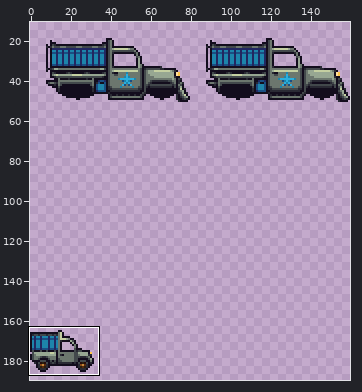
One commit to this sprite sheet: ArmoredWarfare/Entities/Vehicles/Ground/ImportantArmory/ImportantArmoryT2.png. The picture above shows the old version from afar; the outline marks the close-up.
Close-up. Before the edit:
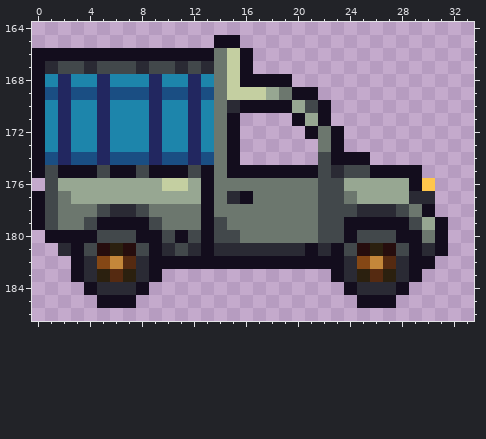
The file is 160x224 pixels. Shown: x 0..33, y 164..186. The wide view leaves out empty margins. The commit also changed other parts of the picture, which this record leaves out.
The result:
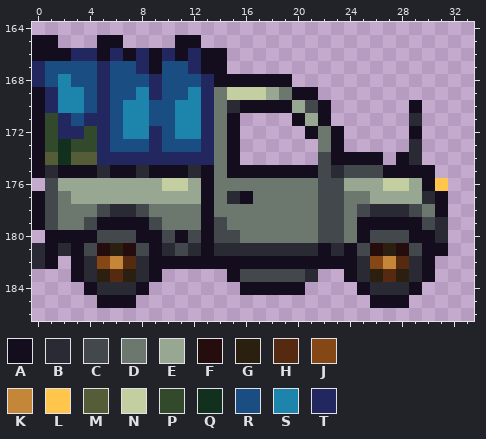
Palette (. is transparent): A #130d1d  B #2a2a34  C #42484b  D #6c776e  E #97a792  F #260d0d  G #2b200f  H #552a11  J #844715  K #c4873a  L #ffc64b  M #555c38  N #c4cfa1  P #32492c  Q #11301d  R #1a4e83  S #1d85ab  T #222760
Changes in this commit:
Changed rows in their new state; - is an unchanged pixel.
first column x 0:
165 AA---AA----AA-..----------------
166 ---TT-T-T-T-T-A..---------------
167 TRRRRTRRTARRTAA..---------------
168 TRSRR-RRR-RRRTAA----------------
169 -TSS----S---ST------------------
170 -TS-R-R--RR-ST---------------A--
171 -P-RT-R--RR-ST---------------B--
172 -P-TP-R---R-ST---------------A--
173 -PQPP-RRR-RRRT---------------B--
174 -MQMM-TTT-TT-T------------A-AB--
175 -B---B--B---B-------------C---A-
176 ---------------------------NNEAL
177 -------------------------D---E-A
178 ------------------------DC--BCDA
179 ------------------------D----ACB
180 ------------------------DA--C-AB
181 BA-------------------BABACFGFCA-
182 BA----------------------ABJKHB--
183 ---------------ACCCCCB-.ABGHGBA-
184 ----------------AAAAA---.A--BA--
185 -------------------------.--A---
Pixel boxes of the changes (left, top, right, bottom) in both close-ups:
changed: (32, 35, 448, 308)
